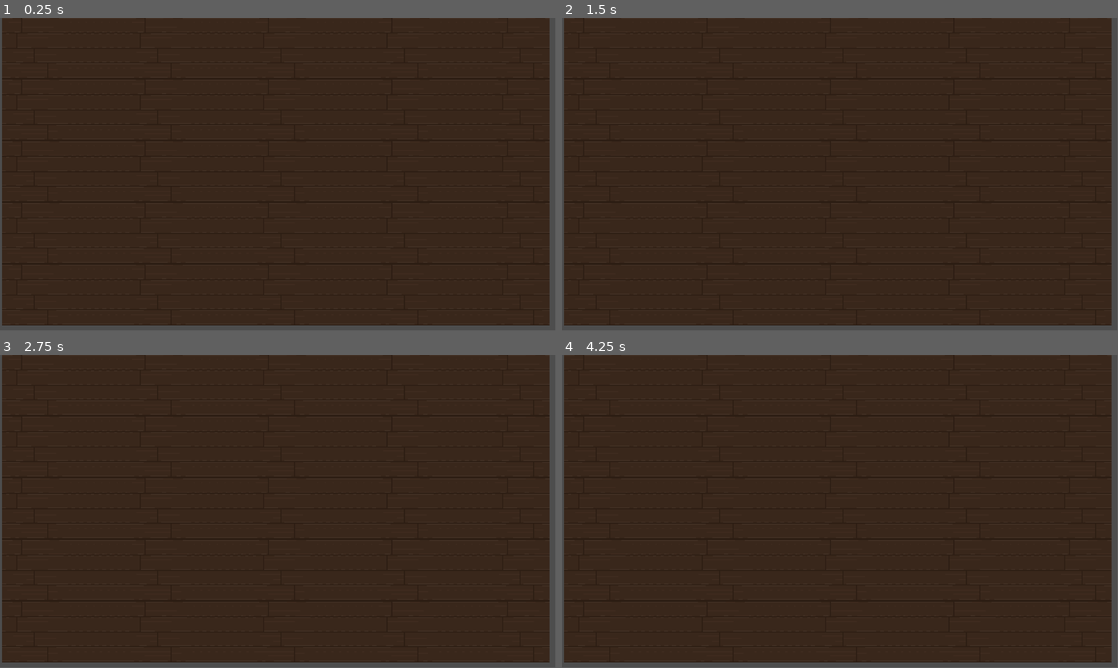
Above: before the commit, frames 1-4 (two rows, left to right).
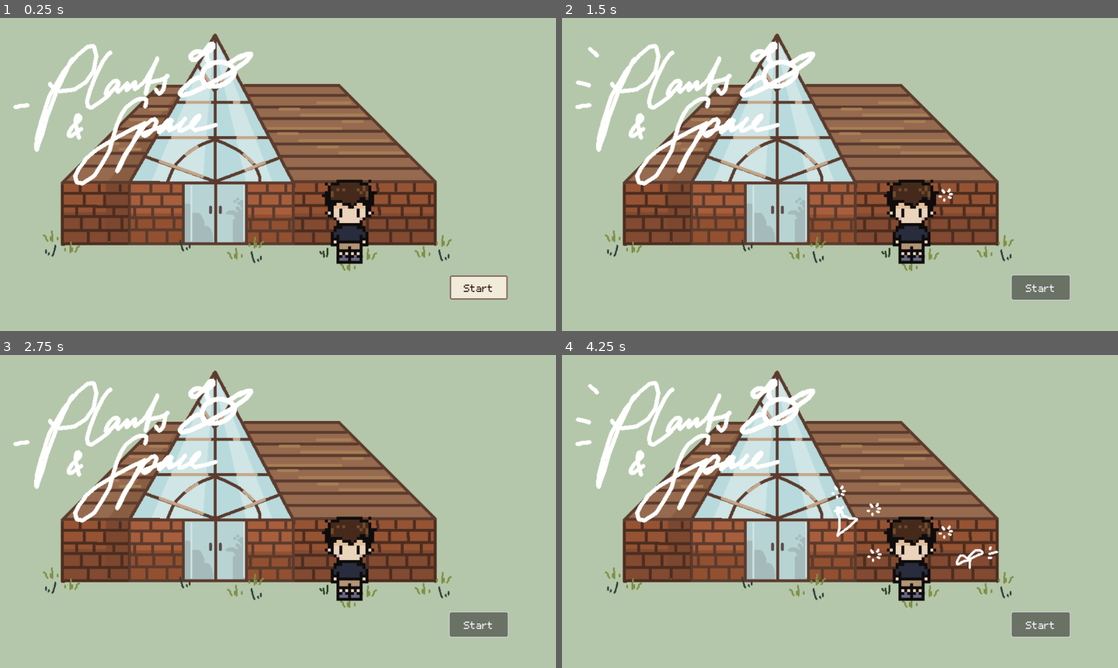
Above: after the commit, the same moments.

Repository: lk941/ggj_university_challenge_2025_submission
Game: Godot game, scene res://start_screen.tscn
The game is run twice, just before and just after one commit, with the same random seed, the same clock (stepped at 60 frames per second) and the same inputs. Before the commit the project starts from res://plantlab.tscn.
Inputs (mouse positions are in pixels of both pictures, inside the frame that each line leads up to):
- Up to frame 1 (0.25 s): no input
- Up to frame 2 (1.5 s): click (1040, 287) at 0.5 s, where only the run after the commit has a clickable "Start"; click (1040, 287) at 1.25 s, where only the run after the commit has a clickable "Start"
- Up to frame 3 (2.75 s): click (478, 624) at 2 s, where only the run after the commit has a clickable "Start"
- Up to frame 4 (4.25 s): tap Enter at 3.5 s
In our replay, the window is 799x449 before the commit and 800x450 after it. These sizes can differ from the game's own. Grey fills any space a smaller window leaves; there, only what the larger window draws over its background counts as a difference.

The runs differ from the first frame. In frame 1, 98% of the frame differs, in the area x 0-100%, y 0-100%; in frame 2, 98%; in frame 3, 98%; in frame 4, 98%.

Commit message:
added start screen, default pixel font, + deleted a page

Diff:
--- /dev/null
+++ b/animated_sprite_2d.gd
@@ -0,0 +1,6 @@
+extends AnimatedSprite2D
+
+func _ready():
+	await get_tree().create_timer(0.1).timeout
+
+	self.play("default")
--- a/loading_animations/splash.tscn
+++ b/loading_animations/splash.tscn
@@ -1,32 +1,7 @@
-[gd_scene load_steps=5 format=3 uid="uid://cnyqcsavbkpge"]
-
-[ext_resource type="Texture2D" uid="uid://jtvy71swgdun" path="res://loading_animations/loading_screen.png" id="1_bt0c4"]
-
-[sub_resource type="AtlasTexture" id="AtlasTexture_ifiia"]
-atlas = ExtResource("1_bt0c4")
-region = Rect2(0, 0, 960, 540)
-
-[sub_resource type="AtlasTexture" id="AtlasTexture_4tbhh"]
-atlas = ExtResource("1_bt0c4")
-region = Rect2(960, 0, 960, 540)
-
-[sub_resource type="SpriteFrames" id="SpriteFrames_e77nm"]
-animations = [{
-"frames": [{
-"duration": 3.0,
-"texture": SubResource("AtlasTexture_ifiia")
-}, {
-"duration": 1.0,
-"texture": SubResource("AtlasTexture_4tbhh")
-}],
-"loop": true,
-"name": &"default",
-"speed": 1.0
-}]
+[gd_scene format=3 uid="uid://cnyqcsavbkpge"]
 
 [node name="Splash" type="Node2D"]
 
-[node name="AnimatedSprite2D" type="AnimatedSprite2D" parent="."]
-position = Vector2(-388, 338)
-sprite_frames = SubResource("SpriteFrames_e77nm")
-frame_progress = 0.441618
+[node name="TextureRect" type="TextureRect" parent="."]
+offset_right = 40.0
+offset_bottom = 40.0
--- a/project.godot
+++ b/project.godot
@@ -11,12 +11,16 @@
 [application]
 
 config/name="plantsandspace"
-run/main_scene="uid://dg6u45cc1s3hj"
+run/main_scene="uid://bcsiscgswdva7"
 config/features=PackedStringArray("4.4", "Mobile")
 boot_splash/bg_color=Color(0.282353, 0.407843, 0.34902, 1)
 boot_splash/image="uid://duk6vv7d5oy0h"
 config/icon="res://icon.svg"
 
+[display]
+
+window/stretch/mode="viewport"
+
 [rendering]
 
 renderer/rendering_method="mobile"
--- /dev/null
+++ b/sprites/player/player.tscn
@@ -0,0 +1,101 @@
+[gd_scene load_steps=15 format=3 uid="uid://vpxi726cru5u"]
+
+[ext_resource type="Texture2D" uid="uid://02o85aurgrpo" path="res://sprites/player/player.png" id="1_rkm22"]
+
+[sub_resource type="AtlasTexture" id="AtlasTexture_mm0hj"]
+atlas = ExtResource("1_rkm22")
+region = Rect2(0, 0, 160, 240)
+
+[sub_resource type="AtlasTexture" id="AtlasTexture_xrmnp"]
+atlas = ExtResource("1_rkm22")
+region = Rect2(160, 0, 160, 240)
+
+[sub_resource type="AtlasTexture" id="AtlasTexture_716bt"]
+atlas = ExtResource("1_rkm22")
+region = Rect2(320, 0, 160, 240)
+
+[sub_resource type="AtlasTexture" id="AtlasTexture_6rvgw"]
+atlas = ExtResource("1_rkm22")
+region = Rect2(480, 0, 160, 240)
+
+[sub_resource type="AtlasTexture" id="AtlasTexture_etjf7"]
+atlas = ExtResource("1_rkm22")
+region = Rect2(0, 240, 160, 240)
+
+[sub_resource type="AtlasTexture" id="AtlasTexture_s4thr"]
+atlas = ExtResource("1_rkm22")
+region = Rect2(160, 240, 160, 240)
+
+[sub_resource type="AtlasTexture" id="AtlasTexture_uy5b6"]
+atlas = ExtResource("1_rkm22")
+region = Rect2(320, 240, 160, 240)
+
+[sub_resource type="AtlasTexture" id="AtlasTexture_7i5mu"]
+atlas = ExtResource("1_rkm22")
+region = Rect2(480, 240, 160, 240)
+
+[sub_resource type="AtlasTexture" id="AtlasTexture_v2vc7"]
+atlas = ExtResource("1_rkm22")
+region = Rect2(0, 480, 160, 240)
+
+[sub_resource type="AtlasTexture" id="AtlasTexture_15avh"]
+atlas = ExtResource("1_rkm22")
+region = Rect2(160, 480, 160, 240)
+
+[sub_resource type="AtlasTexture" id="AtlasTexture_5duxd"]
+atlas = ExtResource("1_rkm22")
+region = Rect2(320, 480, 160, 240)
+
+[sub_resource type="AtlasTexture" id="AtlasTexture_2uiss"]
+atlas = ExtResource("1_rkm22")
+region = Rect2(480, 480, 160, 240)
+
+[sub_resource type="SpriteFrames" id="SpriteFrames_t30er"]
+animations = [{
+"frames": [{
+"duration": 1.0,
+"texture": SubResource("AtlasTexture_mm0hj")
+}, {
+"duration": 1.0,
+"texture": SubResource("AtlasTexture_xrmnp")
+}, {
+"duration": 1.0,
+"texture": SubResource("AtlasTexture_716bt")
+}, {
+"duration": 1.0,
+"texture": SubResource("AtlasTexture_6rvgw")
+}, {
+"duration": 1.0,
+"texture": SubResource("AtlasTexture_etjf7")
+}, {
+"duration": 1.0,
+"texture": SubResource("AtlasTexture_s4thr")
+}, {
+"duration": 1.0,
+"texture": SubResource("AtlasTexture_uy5b6")
+}, {
+"duration": 1.0,
+"texture": SubResource("AtlasTexture_7i5mu")
+}, {
+"duration": 1.0,
+"texture": SubResource("AtlasTexture_v2vc7")
+}, {
+"duration": 1.0,
+"texture": SubResource("AtlasTexture_15avh")
+}, {
+"duration": 1.0,
+"texture": SubResource("AtlasTexture_5duxd")
+}, {
+"duration": 1.0,
+"texture": SubResource("AtlasTexture_2uiss")
+}],
+"loop": true,
+"name": &"default",
+"speed": 5.0
+}]
+
+[node name="Player2D" type="Node2D"]
+
+[node name="AnimatedSprite2D" type="AnimatedSprite2D" parent="."]
+position = Vector2(544, 324)
+sprite_frames = SubResource("SpriteFrames_t30er")
--- /dev/null
+++ b/start_screen.gd
@@ -0,0 +1,17 @@
+extends Control
+
+func _ready():
+	var sprite = $ColorRect/AnimatedSprite2D
+	var screen_size = get_viewport_rect().size
+	var texture = sprite.sprite_frames.get_frame_texture("default", 0)
+
+	# Get the native size of the sprite frame
+	var tex_size = texture.get_size()
+
+	# Calculate scale to fill screen (optional: keep aspect ratio)
+	var scale_x = screen_size.x / tex_size.x
+	var scale_y = screen_size.y / tex_size.y
+	sprite.scale = Vector2(scale_x, scale_y)
+
+	# Center the sprite
+	sprite.position = screen_size / 2
--- /dev/null
+++ b/start_screen.tres
@@ -0,0 +1,46 @@
+[gd_resource type="SpriteFrames" load_steps=7 format=3 uid="uid://djis5bkehanrq"]
+
+[ext_resource type="Texture2D" uid="uid://ntrywm5qnja0" path="res://loading_animations/start_page.png" id="1_hde8v"]
+
+[sub_resource type="AtlasTexture" id="AtlasTexture_hde8v"]
+atlas = ExtResource("1_hde8v")
+region = Rect2(0, 0, 960, 540)
+
+[sub_resource type="AtlasTexture" id="AtlasTexture_h8bvb"]
+atlas = ExtResource("1_hde8v")
+region = Rect2(960, 0, 960, 540)
+
+[sub_resource type="AtlasTexture" id="AtlasTexture_udomi"]
+atlas = ExtResource("1_hde8v")
+region = Rect2(1920, 0, 960, 540)
+
+[sub_resource type="AtlasTexture" id="AtlasTexture_bbpd0"]
+atlas = ExtResource("1_hde8v")
+region = Rect2(2880, 0, 960, 540)
+
+[sub_resource type="AtlasTexture" id="AtlasTexture_4e3gp"]
+atlas = ExtResource("1_hde8v")
+region = Rect2(3840, 0, 960, 540)
+
+[resource]
+animations = [{
+"frames": [{
+"duration": 1.0,
+"texture": SubResource("AtlasTexture_hde8v")
+}, {
+"duration": 1.0,
+"texture": SubResource("AtlasTexture_h8bvb")
+}, {
+"duration": 1.0,
+"texture": SubResource("AtlasTexture_udomi")
+}, {
+"duration": 1.0,
+"texture": SubResource("AtlasTexture_bbpd0")
+}, {
+"duration": 1.0,
+"texture": SubResource("AtlasTexture_4e3gp")
+}],
+"loop": true,
+"name": &"default",
+"speed": 2.0
+}]
--- /dev/null
+++ b/start_screen.tscn
@@ -0,0 +1,64 @@
+[gd_scene load_steps=6 format=3 uid="uid://bcsiscgswdva7"]
+
+[ext_resource type="Script" uid="uid://c7yy064y4ajs7" path="res://start_screen.gd" id="1_afy8x"]
+[ext_resource type="SpriteFrames" uid="uid://djis5bkehanrq" path="res://start_screen.tres" id="2_afy8x"]
+[ext_resource type="Script" uid="uid://w4rbkj6fqcok" path="res://animated_sprite_2d.gd" id="2_pevhg"]
+[ext_resource type="Theme" uid="uid://f012v6yt1otr" path="res://themes/default_style.tres" id="4_k1na2"]
+
+[sub_resource type="StyleBoxFlat" id="StyleBoxFlat_vdywr"]
+bg_color = Color(0.945098, 0.921569, 0.858824, 1)
+border_width_left = 3
+border_width_top = 3
+border_width_right = 3
+border_width_bottom = 3
+border_color = Color(0.533333, 0.431373, 0.415686, 1)
+corner_radius_top_left = 3
+corner_radius_top_right = 3
+corner_radius_bottom_right = 3
+corner_radius_bottom_left = 3
+
+[node name="StartScreen" type="Control"]
+custom_minimum_size = Vector2(960, 540)
+layout_mode = 3
+anchors_preset = 15
+anchor_right = 1.0
+anchor_bottom = 1.0
+grow_horizontal = 2
+grow_vertical = 2
+size_flags_horizontal = 4
+size_flags_vertical = 4
+script = ExtResource("1_afy8x")
+
+[node name="ColorRect" type="ColorRect" parent="."]
+clip_contents = true
+custom_minimum_size = Vector2(960, 540)
+layout_mode = 1
+anchors_preset = 15
+anchor_right = 1.0
+anchor_bottom = 1.0
+grow_horizontal = 2
+grow_vertical = 2
+color = Color(0.705882, 0.780392, 0.666667, 1)
+metadata/_edit_use_anchors_ = true
+
+[node name="AnimatedSprite2D" type="AnimatedSprite2D" parent="ColorRect"]
+top_level = true
+position = Vector2(628, 355)
+sprite_frames = ExtResource("2_afy8x")
+script = ExtResource("2_pevhg")
+
+[node name="Button" type="Button" parent="ColorRect"]
+z_index = 20
+custom_minimum_size = Vector2(110, 40)
+layout_mode = 1
+anchors_preset = -1
+anchor_right = 1.0
+anchor_bottom = 1.0
+offset_left = 932.0
+offset_top = 533.0
+offset_right = -100.0
+offset_bottom = -65.0
+theme = ExtResource("4_k1na2")
+theme_override_colors/font_color = Color(0.211653, 0.119418, 0.0807236, 1)
+theme_override_styles/normal = SubResource("StyleBoxFlat_vdywr")
+text = "Start"
--- /dev/null
+++ b/start_screen_animation.gd
@@ -0,0 +1,6 @@
+extends AnimatedSprite2D
+
+func _ready():
+	await get_tree().create_timer(0.1).timeout
+
+	self.play("default")
--- /dev/null
+++ b/themes/default_style.tres
@@ -0,0 +1,7 @@
+[gd_resource type="Theme" load_steps=2 format=3 uid="uid://f012v6yt1otr"]
+
+[ext_resource type="FontFile" uid="uid://7h5krr4iuff2" path="res://fonts/m5x7.ttf" id="1_lnuw1"]
+
+[resource]
+default_font = ExtResource("1_lnuw1")
+default_font_size = 36
Not shown, added: animated_sprite_2d.gd.uid
Binary file changed: docs/plantsandspace.png
Binary file added: fonts/m5x7.ttf
Not shown, added: fonts/m5x7.ttf.import
Binary file added: loading_animations/start_page.png
Not shown, added: loading_animations/start_page.png.import
Not shown: 1 places in plantlab.tscn that only renumber resources
Binary file added: sprites/player/player.png
Not shown, added: sprites/player/player.png.import
Not shown, added: start_screen.gd.uid
Not shown, added: start_screen_animation.gd.uid
Not shown, changed: docs/plantsandspace.html
(and 1 more such lines)
